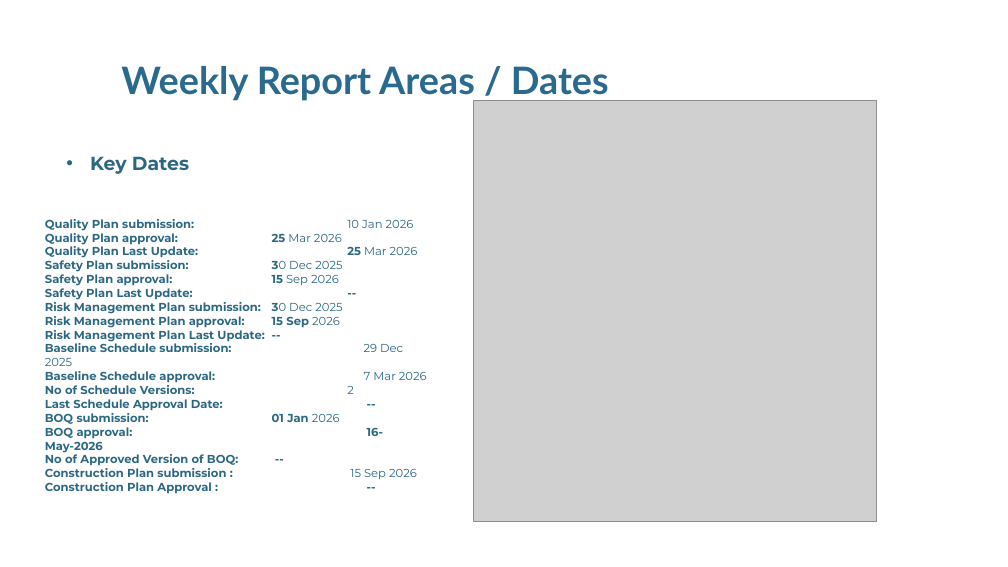
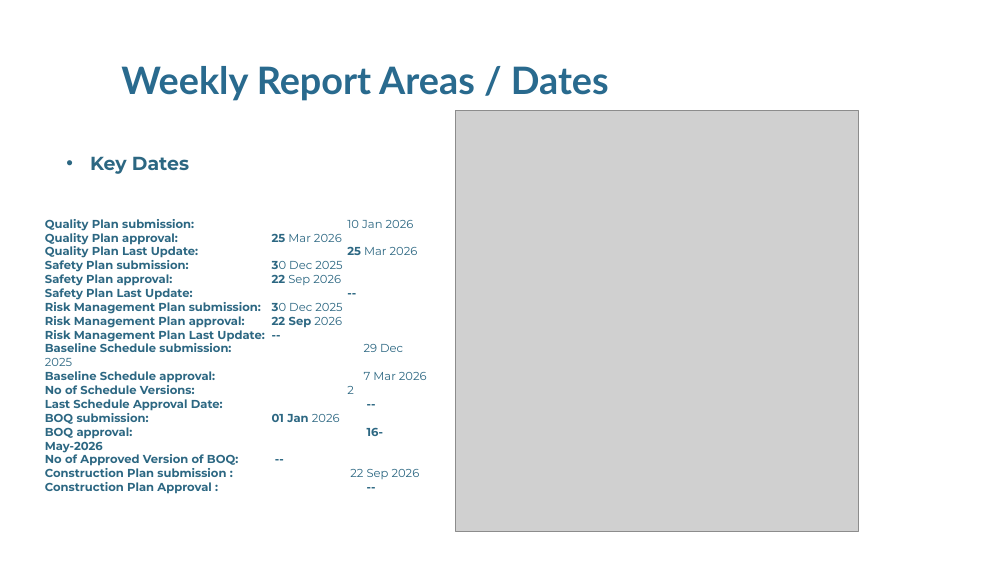
Before and after one commit to engmostafa2982-sudo/HFR, a slide deck: slide 11 of Modon Weekly Progress Report Construction Projects.pptx. Drawn at 1008x567 pixels with LibreOffice and Linux fonts; fonts in the diff are those of the drawing; grey boxes stand for pictures; background and template pictures are left out. Boxes give left, top, right and bottom in pixels: in the first picture for what was removed or moved away, otherwise in the second. Text is boxed around its words. In the diff, an @@ line names an element or a change of style, - is before the commit and + after.

```diff
--- a/Modon Weekly Progress Report Construction Projects.pptx
+++ b/Modon Weekly Progress Report Construction Projects.pptx
@@ picture: place and size @@
-picture at (474,101,877,521)
+picture at (455,111,858,532)
@@ text at (45,274,341,286): text changed @@
-Safety Plan approval: 15 Sep 2026
+Safety Plan approval: 22 Sep 2026
@@ text at (45,313,342,328): text changed @@
-Risk Management Plan approval: 15 Sep 2026
+Risk Management Plan approval: 22 Sep 2026
@@ text at (45,468,420,479): text changed @@
-Construction Plan submission : 15 Sep 2026
+Construction Plan submission : 22 Sep 2026
```
Also in this commit, not shown: 14 other slides changed, 9 other files.
